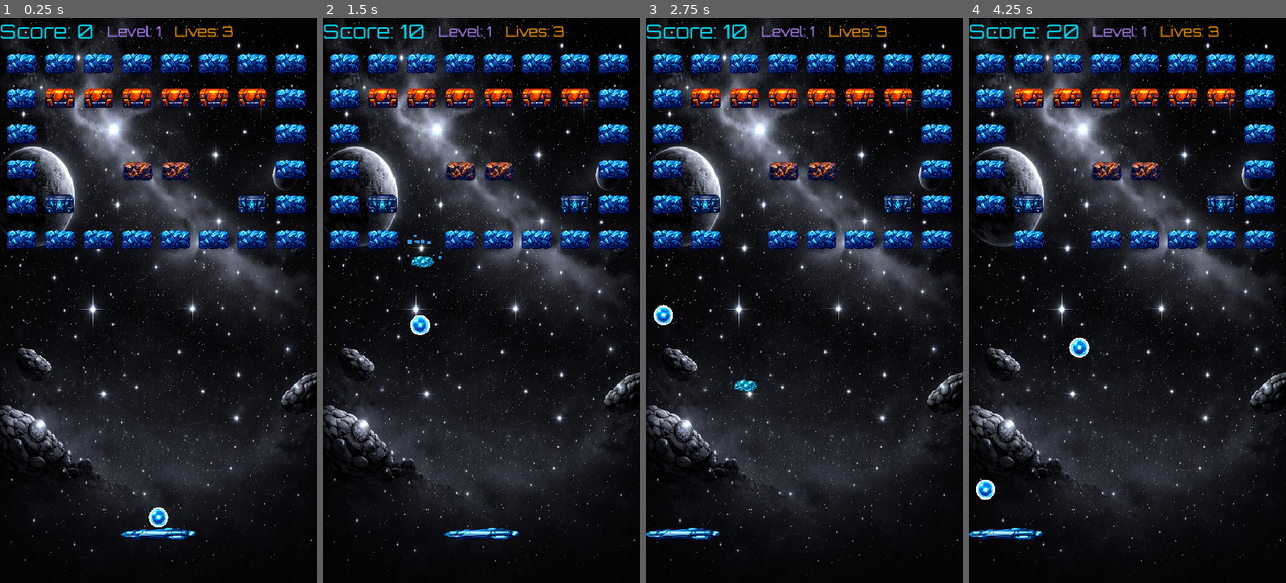
Above: before the commit, frames 1-4 (left to right).
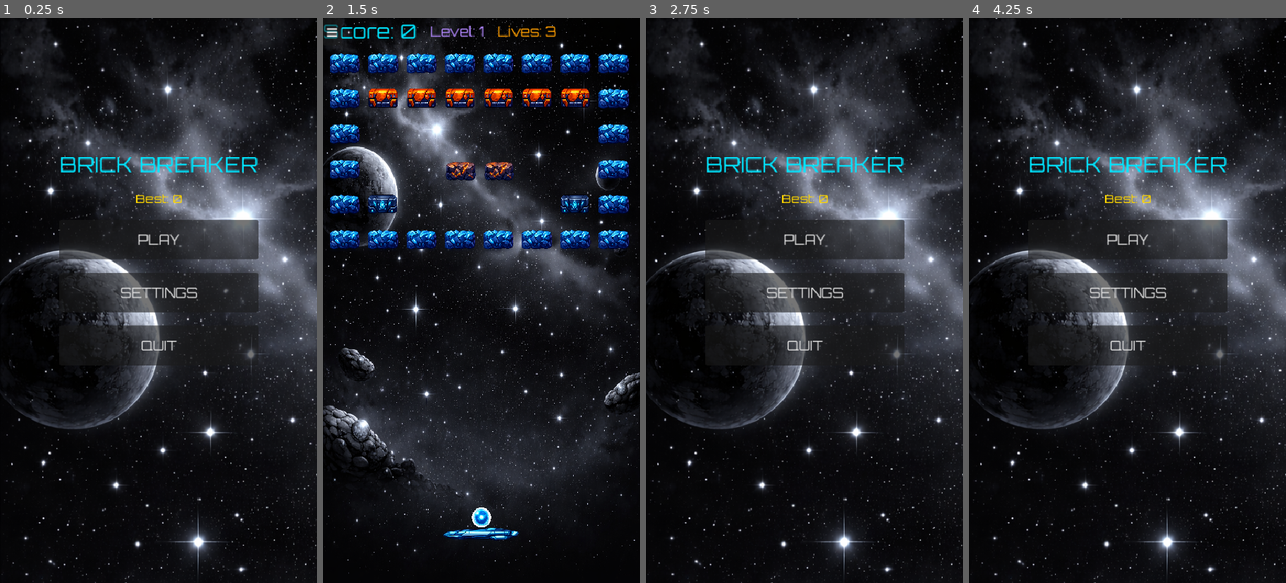
Above: after the commit, the same moments.

Repository: ilkkayli/godot-brick-breaker
Game: Godot game, scene res://MainMenu.tscn
Same seed, same stepped clock (60 frames per second), same inputs: the game is played once before the commit and once after it. Before the commit the project starts from res://main.tscn.
Inputs (mouse positions are in pixels of both pictures, inside the frame that each line leads up to):
- Up to frame 1 (0.25 s): no input
- Up to frame 2 (1.5 s): click (481, 294) at 0.5 s, where only the run after the commit has a clickable "SETTINGS"; click (481, 238) at 1.25 s, where only the run after the commit has a clickable "PLAY"
- Up to frame 3 (2.75 s): click (655, 29) at 2 s, where only the run after the commit has a clickable "≡"
- Up to frame 4 (4.25 s): click (1127, 238) at 2.75 s, where only the run after the commit has a clickable "PLAY"; click (978, 29) at 3.5 s, where only the run after the commit has a clickable "≡"

The runs differ from the first frame. In frame 1, 47% of the frame differs, in the area x 0-100%, y 0-100%; in frame 2, 1.5%; in frame 3, 47%; in frame 4, 47%.

Commit message:
Add main menu

Diff:
--- a/Main.gd
+++ b/Main.gd
@@ -26,6 +26,7 @@
 @onready var snd_powerup = $SndPowerup
 @onready var snd_explosion = $SndExplosion
 @onready var snd_game_over = $SndGameOver
+@onready var menu_button = $HUD/MenuButton
 
 const SLOW_DURATION: float = 8.0
 const SLOW_MULTIPLIER: float = 0.5
@@ -36,6 +37,10 @@
 	spawn_bricks()
 	death_zone.body_entered.connect(_on_death_zone_body_entered)
 	update_hud()
+	menu_button.pressed.connect(_on_menu_pressed)
+
+func _on_menu_pressed() -> void:
+	get_tree().change_scene_to_file("res://MainMenu.tscn")
 
 func update_hud() -> void:
 	score_label.text = "Score: " + str(score)
@@ -89,6 +94,7 @@
 			respawn_ball()
 		else:
 			game_over = true
+			save_high_score()
 			snd_game_over.play()
 			print("GAME OVER | Score: ", score, " | Level: ", level)
 
@@ -184,3 +190,18 @@
 	for child in get_children():
 		if child is CharacterBody2D and child.has_method("set_speed"):
 			child.set_speed(new_speed)
+
+func save_high_score() -> void:
+	var current_best = load_high_score()
+	if score > current_best:
+		var file = FileAccess.open("user://save.dat", FileAccess.WRITE)
+		file.store_32(score)
+		file.close()
+
+func load_high_score() -> int:
+	if FileAccess.file_exists("user://save.dat"):
+		var file = FileAccess.open("user://save.dat", FileAccess.READ)
+		var s = file.get_32()
+		file.close()
+		return s
+	return 0
--- /dev/null
+++ b/MainMenu.gd
@@ -0,0 +1,27 @@
+extends Control
+
+const MAIN_SCENE = "res://Main.tscn"
+
+func _ready() -> void:
+	var high_score = load_high_score()
+	$VBoxContainer/HighScoreLabel.text = "Best: " + str(high_score)
+	$VBoxContainer/PlayButton.pressed.connect(_on_play_pressed)
+	$VBoxContainer/SettingsButton.pressed.connect(_on_settings_pressed)
+	$VBoxContainer/QuitButton.pressed.connect(_on_quit_pressed)
+
+func _on_play_pressed() -> void:
+	get_tree().change_scene_to_file(MAIN_SCENE)
+
+func _on_settings_pressed() -> void:
+	print("Settings - toteutetaan myöhemmin")
+
+func _on_quit_pressed() -> void:
+	get_tree().quit()
+
+func load_high_score() -> int:
+	if FileAccess.file_exists("user://save.dat"):
+		var file = FileAccess.open("user://save.dat", FileAccess.READ)
+		var score = file.get_32()
+		file.close()
+		return score
+	return 0
--- /dev/null
+++ b/MainMenu.tscn
@@ -0,0 +1,65 @@
+[gd_scene format=3 uid="uid://8d0rs3oeeykx"]
+
+[ext_resource type="Texture2D" uid="uid://cwt5ad3suhrur" path="res://background_v5.png" id="1_eiy7p"]
+[ext_resource type="Script" uid="uid://cl0xi4g16cyuf" path="res://MainMenu.gd" id="1_h7a2f"]
+[ext_resource type="FontFile" uid="uid://dht3tl6ofdgw5" path="res://assets/fonts/orbitron.ttf" id="2_h7a2f"]
+
+[node name="MainMenu" type="Control" unique_id=665480408]
+layout_mode = 3
+anchors_preset = 15
+anchor_right = 1.0
+anchor_bottom = 1.0
+grow_horizontal = 2
+grow_vertical = 2
+script = ExtResource("1_h7a2f")
+
+[node name="Background" type="TextureRect" parent="." unique_id=1005693753]
+layout_mode = 0
+offset_right = 40.0
+offset_bottom = 40.0
+texture = ExtResource("1_eiy7p")
+
+[node name="VBoxContainer" type="VBoxContainer" parent="." unique_id=1455798380]
+layout_mode = 0
+offset_left = 90.0
+offset_top = 200.0
+offset_right = 390.0
+offset_bottom = 600.0
+theme_override_constants/separation = 20
+
+[node name="TitleLabel" type="Label" parent="VBoxContainer" unique_id=1787507670]
+layout_mode = 2
+theme_override_colors/font_color = Color(0, 0.8980392, 1, 1)
+theme_override_fonts/font = ExtResource("2_h7a2f")
+theme_override_font_sizes/font_size = 32
+text = "BRICK BREAKER"
+horizontal_alignment = 1
+
+[node name="HighScoreLabel" type="Label" parent="VBoxContainer" unique_id=565849882]
+layout_mode = 2
+theme_override_colors/font_color = Color(1, 0.84313726, 0, 1)
+theme_override_fonts/font = ExtResource("2_h7a2f")
+theme_override_font_sizes/font_size = 18
+text = "Best: 0"
+horizontal_alignment = 1
+
+[node name="PlayButton" type="Button" parent="VBoxContainer" unique_id=545122520]
+custom_minimum_size = Vector2(300, 60)
+layout_mode = 2
+theme_override_fonts/font = ExtResource("2_h7a2f")
+theme_override_font_sizes/font_size = 20
+text = "PLAY"
+
+[node name="SettingsButton" type="Button" parent="VBoxContainer" unique_id=443967580]
+custom_minimum_size = Vector2(300, 60)
+layout_mode = 2
+theme_override_fonts/font = ExtResource("2_h7a2f")
+theme_override_font_sizes/font_size = 20
+text = "SETTINGS"
+
+[node name="QuitButton" type="Button" parent="VBoxContainer" unique_id=1647304980]
+custom_minimum_size = Vector2(300, 60)
+layout_mode = 2
+theme_override_fonts/font = ExtResource("2_h7a2f")
+theme_override_font_sizes/font_size = 20
+text = "QUIT"
--- a/main.tscn
+++ b/main.tscn
@@ -92,6 +92,12 @@
 text = "Lives: 3
 "
 
+[node name="MenuButton" type="Button" parent="HUD" unique_id=2022574187]
+offset_right = 8.0
+offset_bottom = 8.0
+theme_override_font_sizes/font_size = 24
+text = "≡"
+
 [node name="Camera2D" type="Camera2D" parent="." unique_id=1692959262 groups=["camera"]]
 position = Vector2(240, 427)
 script = ExtResource("6_7mycd")
--- a/project.godot
+++ b/project.godot
@@ -11,7 +11,7 @@
 [application]
 
 config/name="Brick Breaker"
-run/main_scene="uid://bt0r01js65176"
+run/main_scene="uid://8d0rs3oeeykx"
 config/features=PackedStringArray("4.6", "Mobile")
 config/icon="res://icon.svg"
 
Not shown, added: MainMenu.gd.uid
